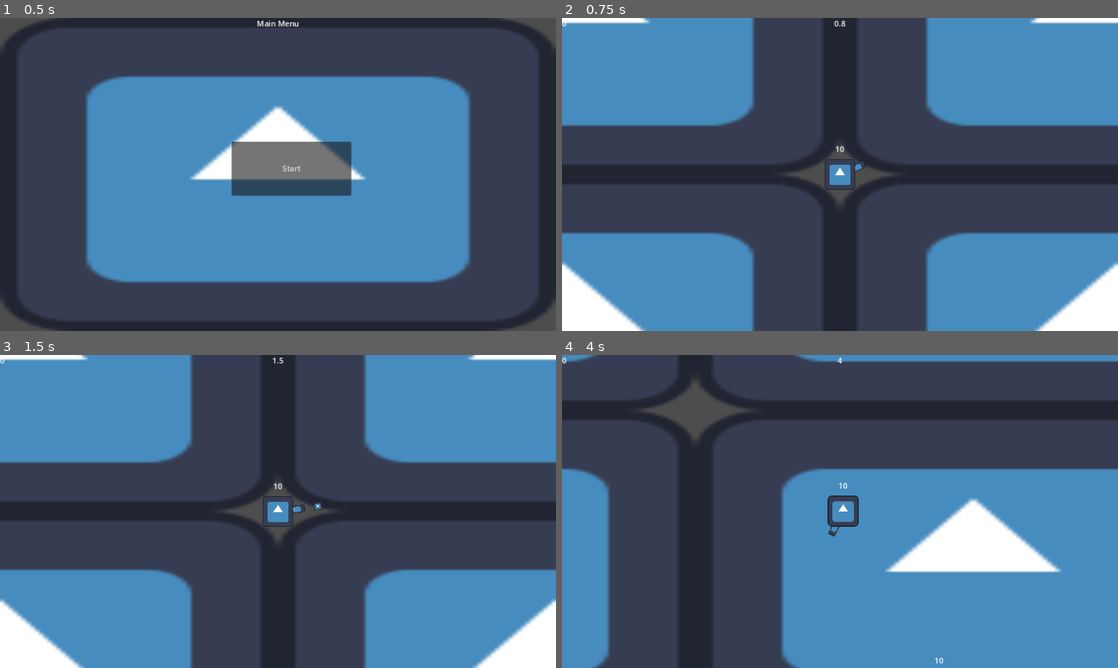
Above: before the commit, frames 1-4 (two rows, left to right).
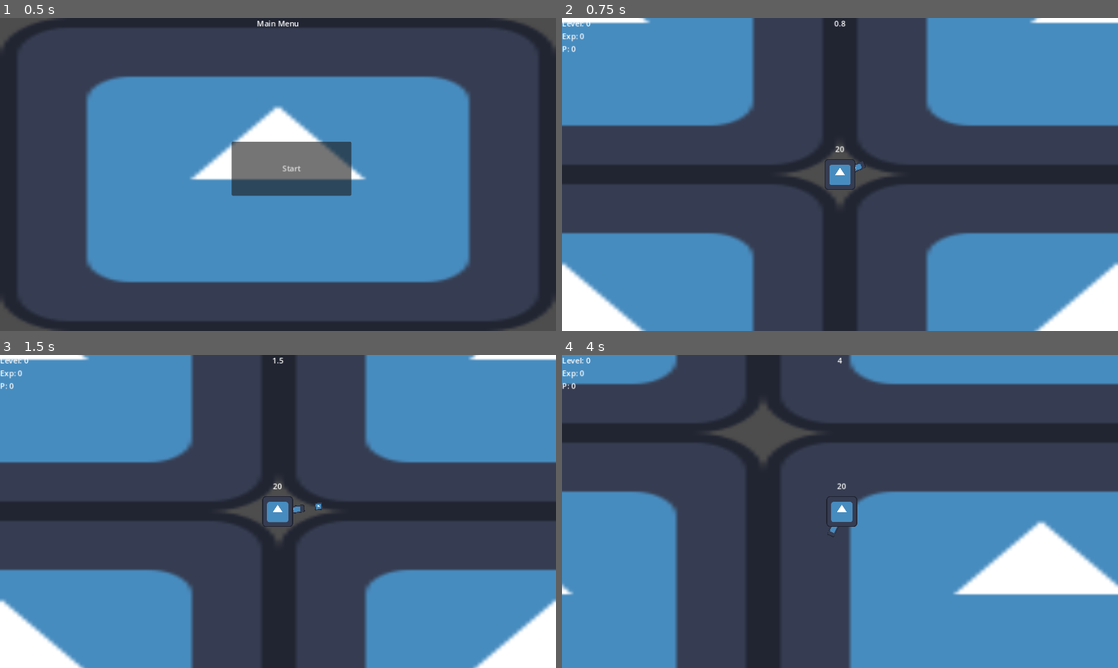
Above: after the commit, the same moments.

Repository: YUK1-0000/vamsavadiepio
Game: Godot game, scene res://World/world.tscn
Same seed, same stepped clock (60 frames per second), same inputs: the game is played once before the commit and once after it. The engine's default icon, where the game draws it, is replaced by a stand-in: a white triangle on a blue panel in a dark square.
Inputs (mouse positions are in pixels of both pictures, inside the frame that each line leads up to):
- Up to frame 1 (0.5 s): no input
- Up to frame 2 (0.75 s): click "Start" at 0.5 s
- Up to frame 3 (1.5 s): tap Enter at 1.25 s; move the mouse to (400, 495) at 1.27 s; hold D (move_right) from 1.28 s (still down); tap Q (q) at 1.35 s
- Up to frame 4 (4 s): move the mouse to (728, 527) at 2.02 s; release D (move_right) at 2.03 s; hold S (move_downward) 2.03-2.78 s; click (728, 527) at 2.1 s; tap Q (q) at 2.3, 2.85, 3.6 s; move the mouse to (895, 442) at 2.77 s; hold D (move_right) 2.78-3.53 s; move the mouse to (812, 574) at 3.52 s; hold W (move_upward) from 3.53 s (still down)

Frame 1 is identical in both runs. In frame 2, 0.1% of the frame differs, in the area x 0-50%, y 1-43%; in frame 3, 0.2%; in frame 4, 51%, in the area x 0-100%, y 0-100%.

Commit message:
なんかやったかも

Diff:
--- a/Game/Game.gd
+++ b/Game/Game.gd
@@ -40,7 +40,6 @@
 	spawn_enemy()
 
 func spawn_enemy() -> void:
-	print("Enemy Spawn")
 	var enemy: Enemy = ENEMY_SCENE.instantiate()
 	enemy.global_position = player.global_position + Vector2.RIGHT.rotated(randf_range(0, TAU)) * spawn_distance
 	enemies.add_child(enemy)
--- a/Menu/hud.gd
+++ b/Menu/hud.gd
@@ -1,5 +1,9 @@
 extends CanvasLayer
 
 func _process(_delta: float) -> void:
-	$ExpLabel.text = str(Game.player.exp)
 	$SurvivalTimeLabel.text = str(round(Game.survival_time * 10) / 10)
+	$Label.text = str(
+		"Level: ", Game.player.level,
+		"\nExp: ", Game.player.exp,
+		"\nP: ", Game.player.upgrade_point
+	)
--- a/Menu/hud.tscn
+++ b/Menu/hud.tscn
@@ -5,7 +5,7 @@
 [node name="HUD" type="CanvasLayer"]
 script = ExtResource("1_sjxj2")
 
-[node name="ExpLabel" type="Label" parent="."]
+[node name="Label" type="Label" parent="."]
 offset_right = 64.0
 offset_bottom = 24.0
 text = "Exp"
--- a/Player/player.gd
+++ b/Player/player.gd
@@ -18,7 +18,8 @@
 
 	while exp >= required_exp:
 		upgrade_point += 1
-		required_exp += 100
+		exp = 0
+		required_exp *= 2
 
 	gun.look_at(get_global_mouse_position())
 	if (auto_fire or Input.is_action_pressed("fire")) and not interval_timer.time_left:
--- a/Player/player.tscn
+++ b/Player/player.tscn
@@ -19,12 +19,12 @@
 motion_mode = 1
 script = ExtResource("1_15nah")
 moving_mode = 1
-speed = 300
-acceleration = 300
+speed = 200
+acceleration = 200
 friction = 100
-hp_max = 10
+hp_max = 20
 recoil = 50
-damage = 1
+damage = 10
 knockback = 100
 
 [node name="Gun" parent="." instance=ExtResource("3_ya438")]
